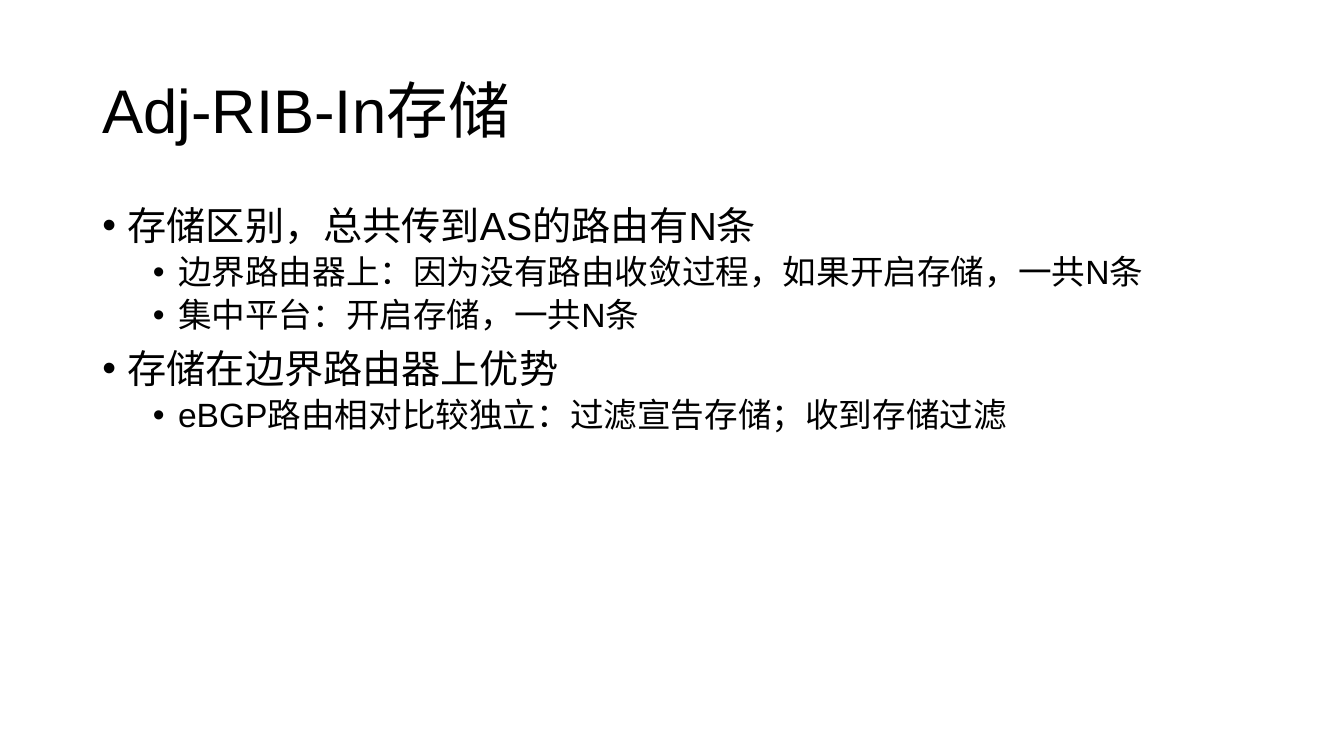
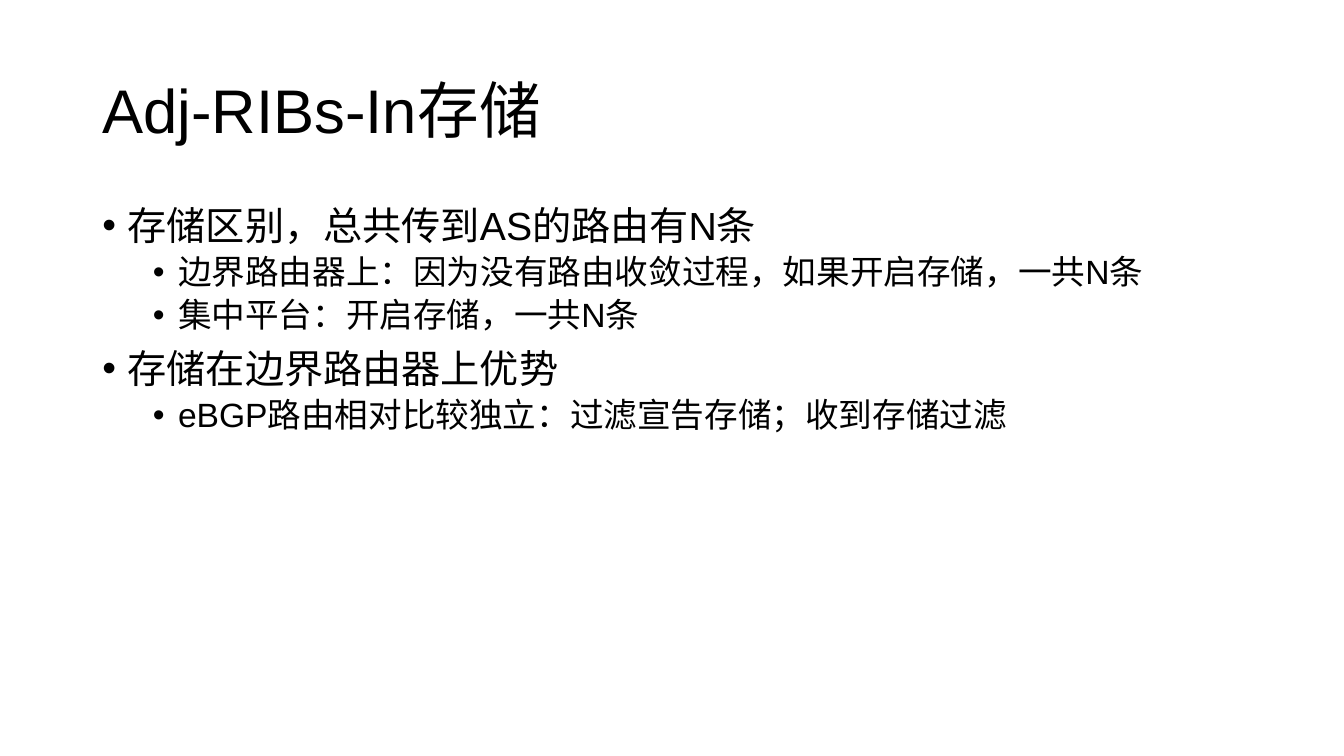
Before and after one commit to wangqing93/ibgp_exp, a slide deck: slide 6 of doc/毕设阶段讨论14.pptx. Drawn at 1344x756 pixels with LibreOffice and Linux fonts; fonts in the diff are those of the drawing. Boxes give left, top, right and bottom in pixels: in the first picture for what was removed or moved away, otherwise in the second. Text is boxed around its words. In the diff, an @@ line names an element or a change of style, - is before the commit and + after.

```diff
--- a/doc/毕设阶段讨论14.pptx
+++ b/doc/毕设阶段讨论14.pptx
@@ title at [102, 84, 540, 145]: text changed @@
-Adj-RIB-In存储
+Adj-RIBs-In存储
```
Also in this commit, not shown: 2 other slides changed, 1 slide added, 9 other files.
